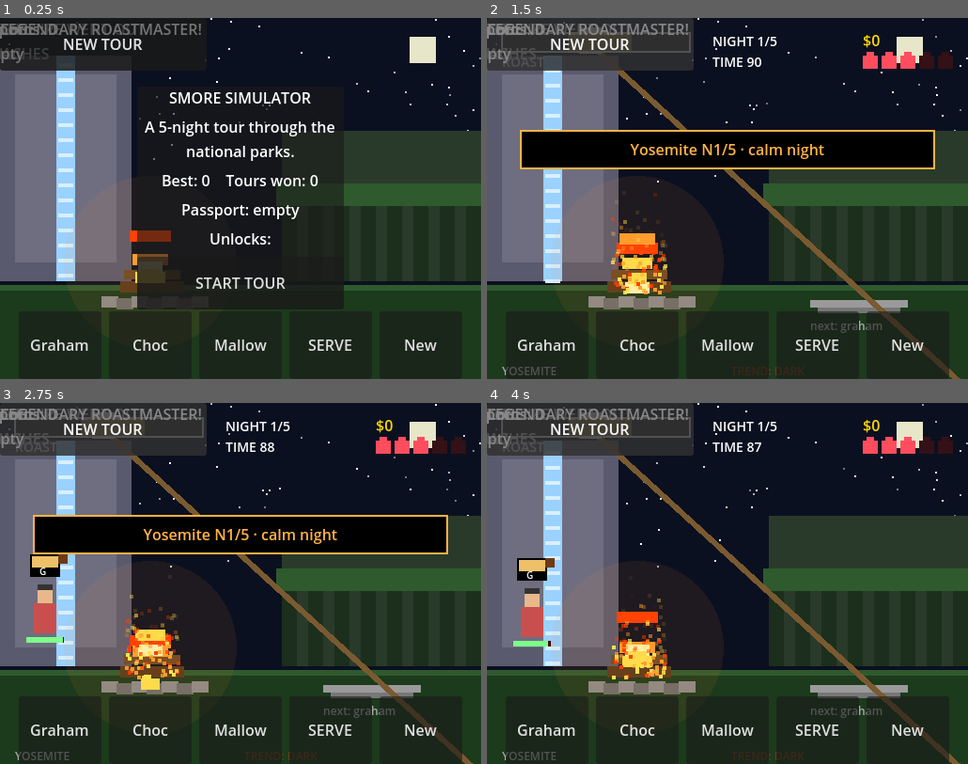
Above: before the commit, frames 1-4 (two rows, left to right).
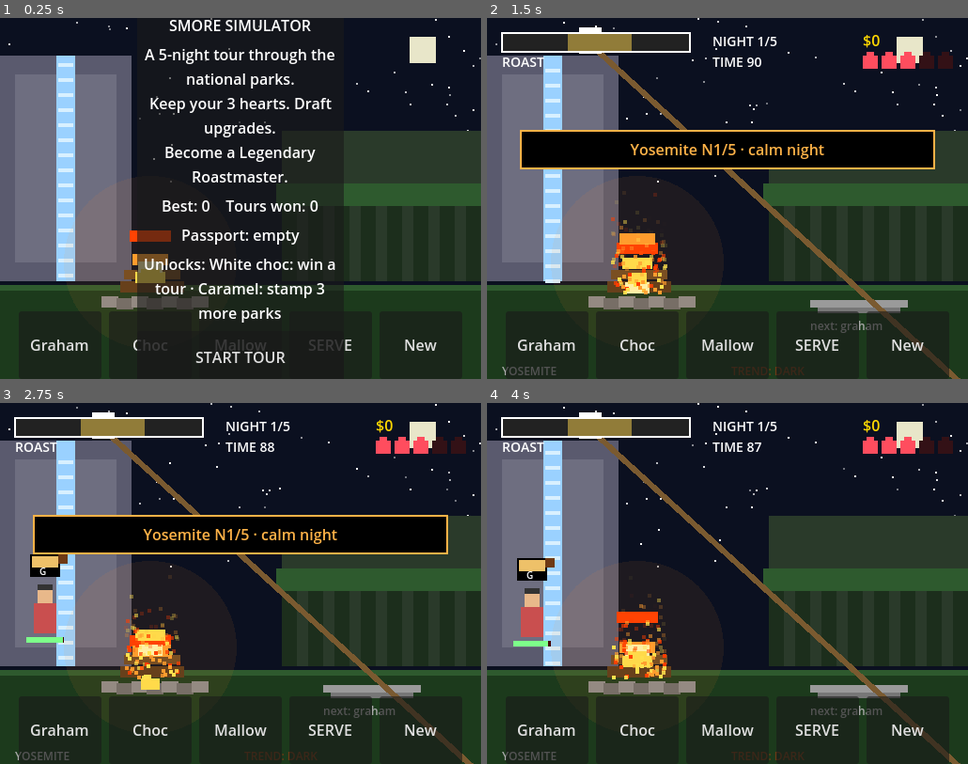
Above: after the commit, the same moments.

Repository: sen2008/smore-simulator
Game: Godot game, scene res://scenes/main.tscn
The game is run twice, just before and just after one commit, with the same random seed, the same clock (stepped at 60 frames per second) and the same inputs.
Inputs (mouse positions are in pixels of both pictures, inside the frame that each line leads up to):
- Up to frame 1 (0.25 s): no input
- Up to frame 2 (1.5 s): click "START TOUR" at 0.5 s; click (588, 43) at 1.25 s, where only the run before the commit has a clickable "NEW TOUR"
- Up to frame 3 (2.75 s): click (101, 428) at 2 s, where only the run before the commit has a clickable "NEW TOUR"
- Up to frame 4 (4 s): click (588, 428) at 2.75 s, where only the run before the commit has a clickable "NEW TOUR"; click (588, 428) at 3.5 s, where only the run before the commit has a clickable "NEW TOUR"

The runs differ from the first frame. In frame 1, 11% of the frame differs, in the area x 0-72%, y 0-100%; in frame 2, 5.2%; in frame 3, 5.2%; in frame 4, 5.2%.
Error before the commit: Invalid access to property or key 'pressed' on a base object of type 'null instance'. (res://scripts/main.gd:75)

Commit message:
Godot: fix VBox parent paths in main.tscn
Event/Over/Win overlay VBox nodes pointed at themselves as parent.
Headless import is now warning-free.

Diff:
--- a/godot/scenes/main.tscn
+++ b/godot/scenes/main.tscn
@@ -118,7 +118,7 @@
 
 [node name="Panel" type="PanelContainer" parent="UI/EventOverlay"]
 
-[node name="VBox" type="VBoxContainer" parent="UI/EventOverlay/Panel/VBox"]
+[node name="VBox" type="VBoxContainer" parent="UI/EventOverlay/Panel"]
 theme_override_constants/separation = 8
 
 [node name="EventTitle" type="Label" parent="UI/EventOverlay/Panel/VBox"]
@@ -139,7 +139,7 @@
 
 [node name="Panel" type="PanelContainer" parent="UI/OverOverlay"]
 
-[node name="VBox" type="VBoxContainer" parent="UI/OverOverlay/Panel/VBox"]
+[node name="VBox" type="VBoxContainer" parent="UI/OverOverlay/Panel"]
 theme_override_constants/separation = 8
 
 [node name="OverTitle" type="Label" parent="UI/OverOverlay/Panel/VBox"]
@@ -166,7 +166,7 @@
 
 [node name="Panel" type="PanelContainer" parent="UI/WinOverlay"]
 
-[node name="VBox" type="VBoxContainer" parent="UI/WinOverlay/Panel/VBox"]
+[node name="VBox" type="VBoxContainer" parent="UI/WinOverlay/Panel"]
 theme_override_constants/separation = 8
 
 [node name="WinTitle" type="Label" parent="UI/WinOverlay/Panel/VBox"]
